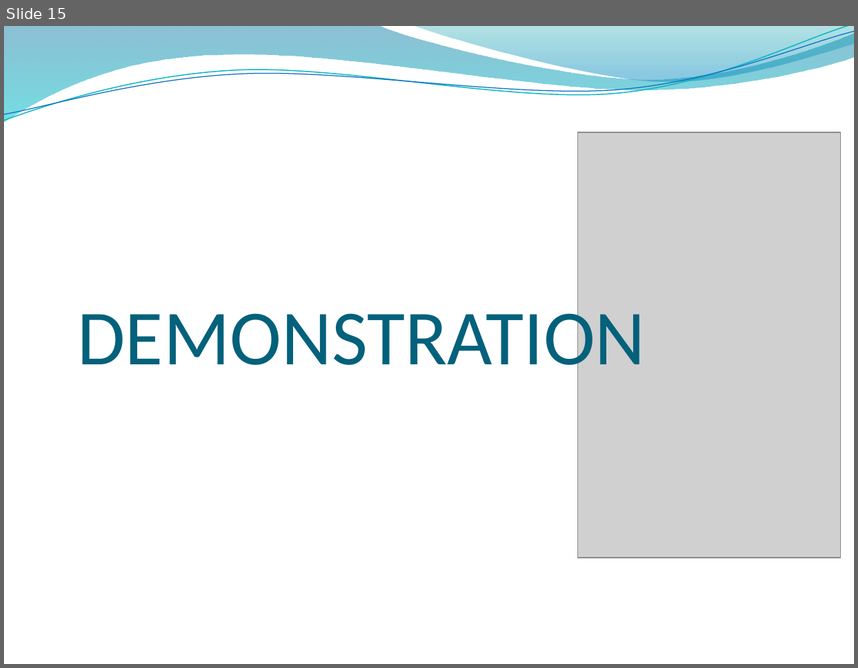
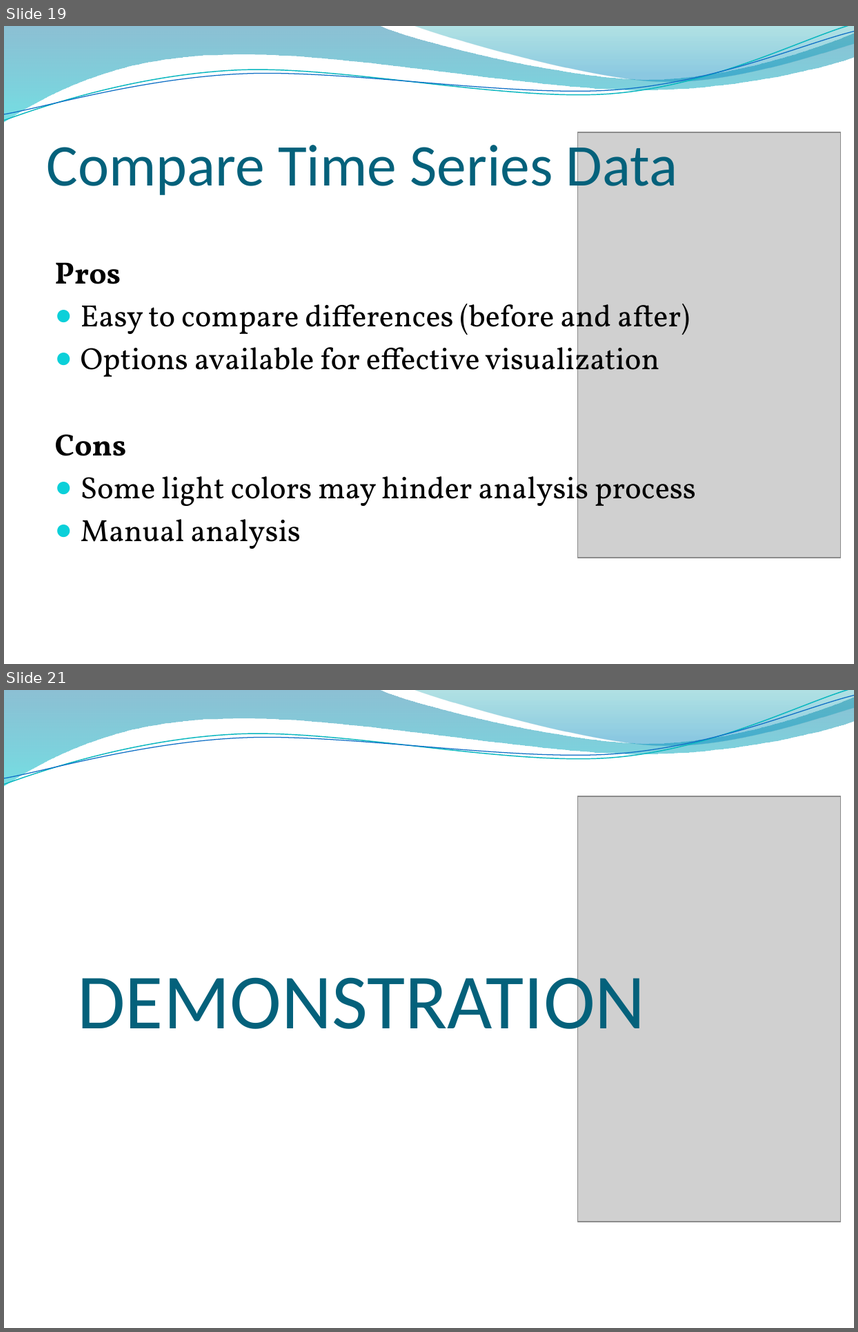
Before and after one commit to linn24/FYP, a slide deck: Documentation/FYP_Oral.pptx. Shown one above the other, each under a label of ours: slide 15 before the commit, slides 19 and 21 after it; the slides between them are not shown. The pictures are 858x668 and 858x1332 pixels, drawn with LibreOffice and Linux fonts; fonts in the diff are those of the drawing; grey boxes stand for pictures; background and template pictures are left out. Boxes give left, top, right and bottom in pixels: in the first picture for what was removed or moved away, otherwise in the second. Text is boxed around its words. In the diff, an @@ line names an element or a change of style, - is before the commit and + after.

```diff
--- a/Documentation/FYP_Oral.pptx
+++ b/Documentation/FYP_Oral.pptx
@@ slide 19 added at <box>4,26,854,664</box>, background picture (left out); not listed: 4 template elements that a slide beside it also shows @@
@@ title added at <box>47,136,678,199</box>, 50 pt, text #04617B @@
+Compare Time Series Data
@@ picture added at <box>578,132,840,557</box> @@
@@ text added at <box>55,262,696,548</box>, 26 pt, text #000000 @@
+Pros
+● Easy to compare differences (before and after)
+● Options available for effective visualization
+Cons
+● Some light colors may hinder analysis process
+● Manual analysis
@@ what was slide 15 is now slide 21 @@
```
Also in this commit, not shown: 11 slides changed, 2 other slides added.
